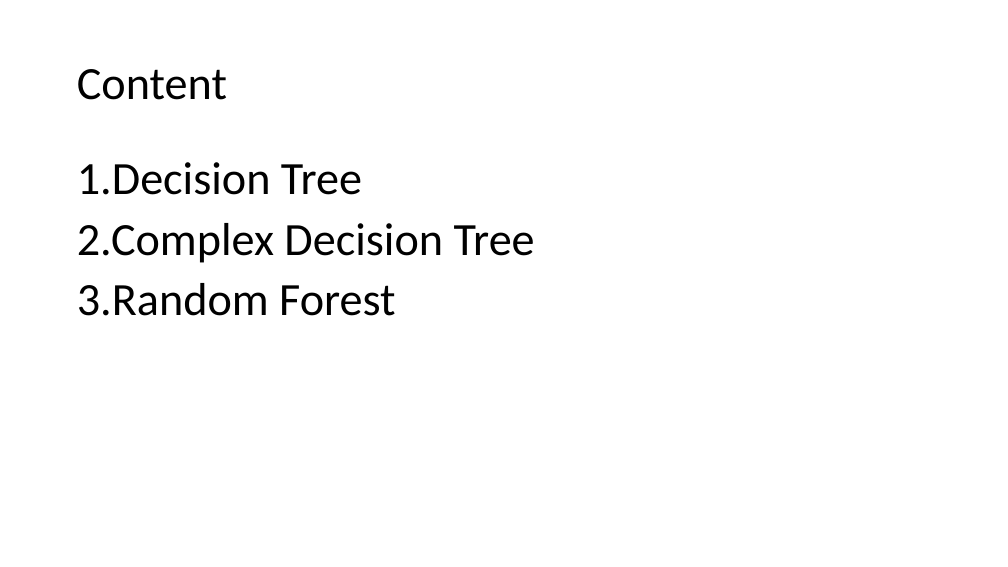
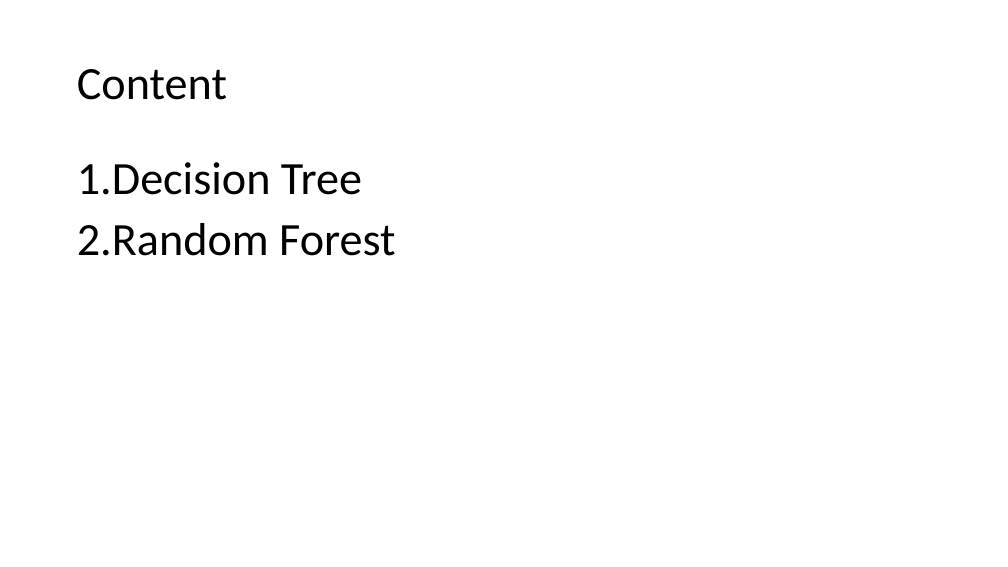
Before and after one commit to gucino/Machine-Learning, a slide deck: slide 2 of Decision_tree_and_Random_forest.pptx. Drawn at 1008x567 pixels with LibreOffice and Linux fonts; fonts in the diff are those of the drawing. Boxes give left, top, right and bottom in pixels: in the first picture for what was removed or moved away, otherwise in the second. Text is boxed around its words. In the diff, an @@ line names an element or a change of style, - is before the commit and + after.

```diff
--- a/Decision_tree_and_Random_forest.pptx
+++ b/Decision_tree_and_Random_forest.pptx
@@ text at (x1=77, y1=223, x2=395, y2=256): text changed @@
-2.Complex Decision Tree
-3.Random Forest
+2.Random Forest
```
Also in this commit, not shown: 1 other slide changed, 5 slides added.
